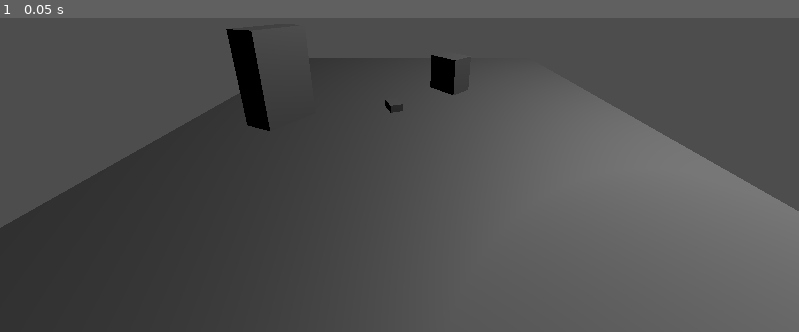
Above: before the commit, frame 1.
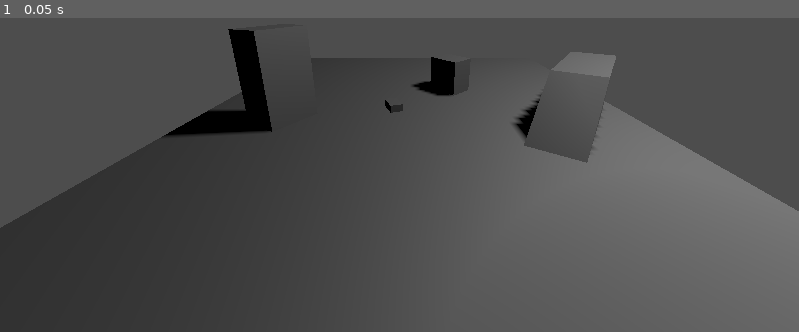
Above: after the commit, the same moment.

Repository: DullardiousPrime/StolenIdea-3D
Game: Godot game, scene res://node_3d.tscn
Two runs of this game, one before a commit and one after it. Both use one fixed random seed, a clock stepped at 60 frames per second and the inputs below.
Inputs:
- Up to frame 1 (0.05 s): no input

The runs differ from the first frame. In frame 1, 2.4% of the frame differs, in the area x 20-78%, y 3-47%.

Commit message:
Update node_3d.tscn

Diff:
--- a/stolen-idea/node_3d.tscn
+++ b/stolen-idea/node_3d.tscn
@@ -6,6 +6,8 @@
 data = PackedVector3Array(-0.5, 0.5, 0.5, 0.5, 0.5, 0.5, -0.5, -0.5, 0.5, 0.5, 0.5, 0.5, 0.5, -0.5, 0.5, -0.5, -0.5, 0. …(500 unchanged characters)…
 
 [sub_resource type="BoxMesh" id="BoxMesh_a202f"]
+
+[sub_resource type="PrismMesh" id="PrismMesh_4xowi"]
 
 [node name="Node3D" type="Node3D" unique_id=1403922108]
 
@@ -27,6 +29,10 @@
 light_energy = 2.603
 light_size = 24.335
 light_specular = 21.94
+shadow_enabled = true
+shadow_bias = 1.0
+shadow_transmittance_bias = -8.71
+shadow_blur = 0.0
 omni_range = 311.64108
 
 [node name="Block Deco thing" type="StaticBody3D" parent="." unique_id=1638879273]
@@ -36,9 +42,18 @@
 mesh = SubResource("BoxMesh_a202f")
 
 [node name="MeshInstance3D2" type="MeshInstance3D" parent="Block Deco thing" unique_id=62441171]
-transform = Transform3D(-3.6010606, 0, -3.5154133, 0, 11.424564, 0, -1.547884, 0, 5.664752, 16.237457, 5.7852445, -5.053343)
+transform = Transform3D(-3.6010606, 0, -3.5154133, 0, 11.424564, 0, -1.547884, 0, 5.664752, 15.926867, 5.7852445, -5.186847)
 mesh = SubResource("BoxMesh_a202f")
 
 [node name="MeshInstance3D3" type="MeshInstance3D" parent="Block Deco thing" unique_id=567977849]
-transform = Transform3D(2.7571843, 0, 3.352489, 0, 5.456345, 0, -2.92452, 0, 4.2718678, -6.1886673, 2.8700504, 8.18203)
+transform = Transform3D(2.7571843, 0, 3.352489, 0, 5.456345, 0, -2.92452, 0, 4.2718678, -6.1886673, 2.5433922, 8.18203)
 mesh = SubResource("BoxMesh_a202f")
+
+[node name="MeshInstance3D5" type="MeshInstance3D" parent="Block Deco thing" unique_id=1465238907]
+transform = Transform3D(-8.109102, 0, -4.6515627, 0, 6.43192, 0, 12.01093, 0, -3.1404724, -18.11967, 3.4313762, -6.9092975)
+cast_shadow = 2
+mesh = SubResource("PrismMesh_4xowi")
+
+[node name="MeshInstance3D6" type="MeshInstance3D" parent="Block Deco thing/MeshInstance3D5" unique_id=1006183452]
+transform = Transform3D(-1.0341873, -0.0027478754, 0, 0.019839736, -0.99997365, 0, 0, 0, 1, 0.51149154, -0.020377815, -0.0021924973)
+mesh = SubResource("PrismMesh_4xowi")
